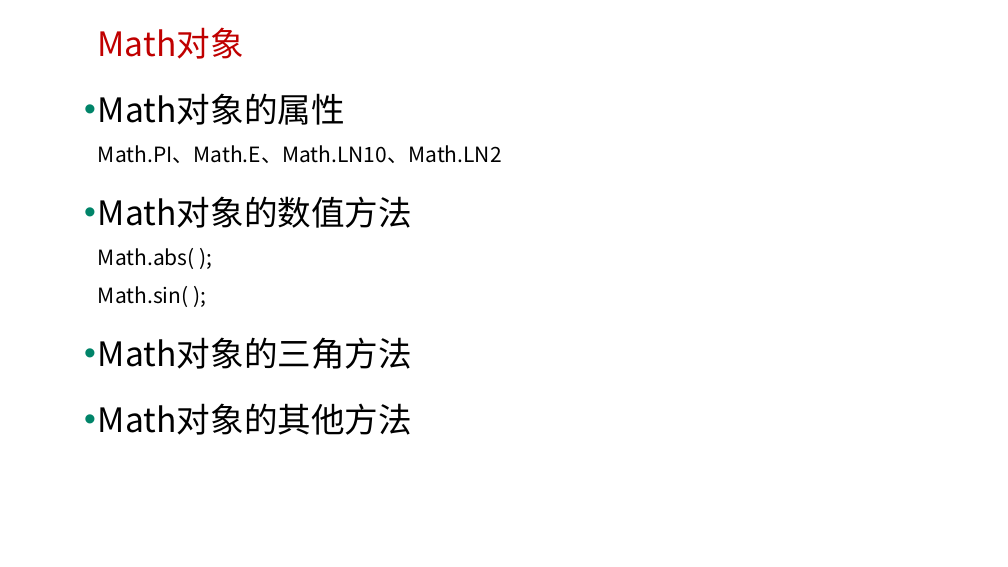
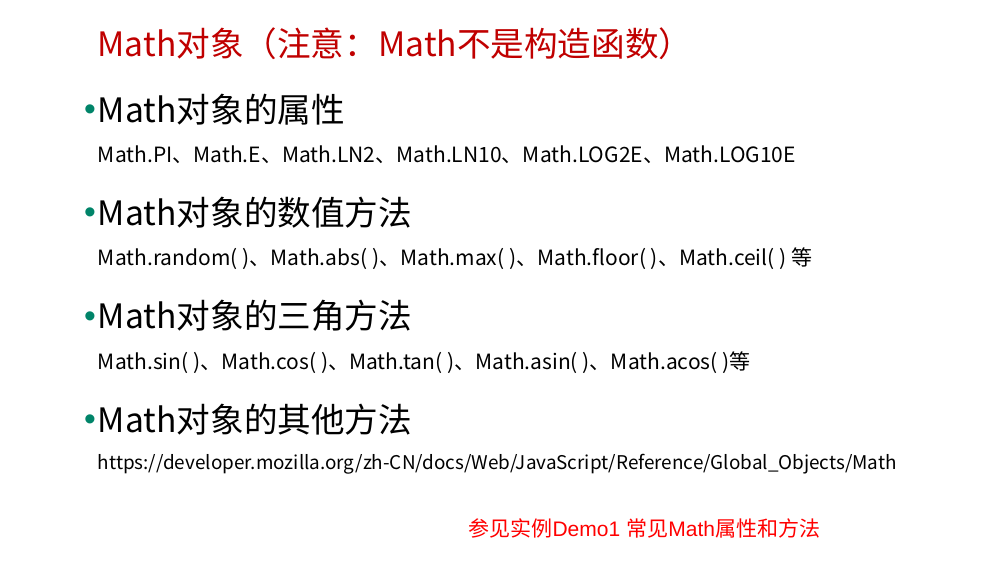
Before and after one commit to edu2act/course-javascript-advanced, a slide deck: slide 3 of 课程PPT/11.JavaScript标准内置对象-非构造器（Math、JSON）.pptx. Drawn at 1008x567 pixels with LibreOffice and Linux fonts; fonts in the diff are those of the drawing; background and template pictures are left out. Boxes give left, top, right and bottom in pixels: in the first picture for what was removed or moved away, otherwise in the second. Text is boxed around its words. In the diff, an @@ line names an element or a change of style, - is before the commit and + after.

```diff
--- a/课程PPT/11.JavaScript标准内置对象-非构造器（Math、JSON）.pptx
+++ b/课程PPT/11.JavaScript标准内置对象-非构造器（Math、JSON）.pptx
@@ text at (98,27,693,59): text changed @@
-Math对象
+Math对象（注意：Math不是构造函数）
@@ text at (98,93,897,474): text changed @@
-• Math对象的属性
-  Math.PI、Math.E、Math.LN10、Math.LN2
-• Math对象的数值方法
-  Math.abs( );
-  Math.sin( );
-• Math对象的三角方法
-• Math对象的其他方法
+• Math对象的属性
+  Math.PI、Math.E、Math.LN2、Math.LN10、Math.LOG2E、Math.LOG10E
+• Math对象的数值方法
+  Math.random( )、Math.abs( )、Math.max( )、Math.floor( )、Math.ceil( ) 等
+• Math对象的三角方法
+  Math.sin( )、Math.cos( )、Math.tan( )、Math.asin( )、Math.acos( )等
+• Math对象的其他方法
+  https://developer.mozilla.org/zh-CN/docs/Web/JavaScript/Reference/Global_Objects/Math
@@ text added at (468,518,820,538), 20 pt, text #FF0000 @@
+参见实例Demo1 常见Math属性和方法
```
Also in this commit, not shown: 5 other files.
